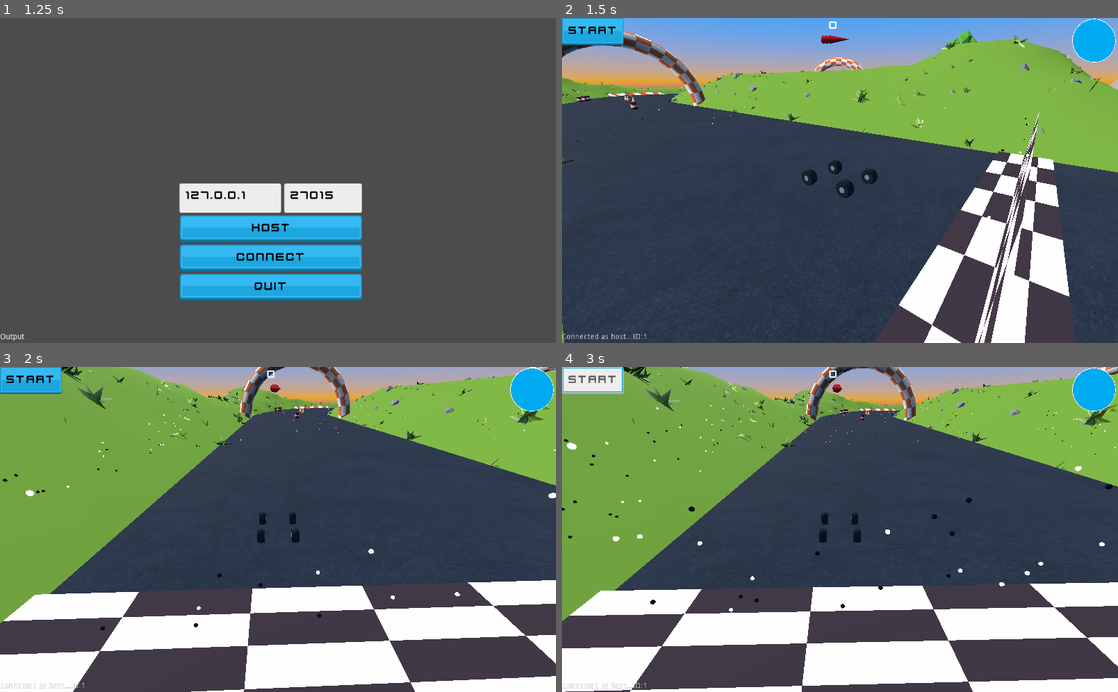
Above: before the commit, frames 1-4 (two rows, left to right).
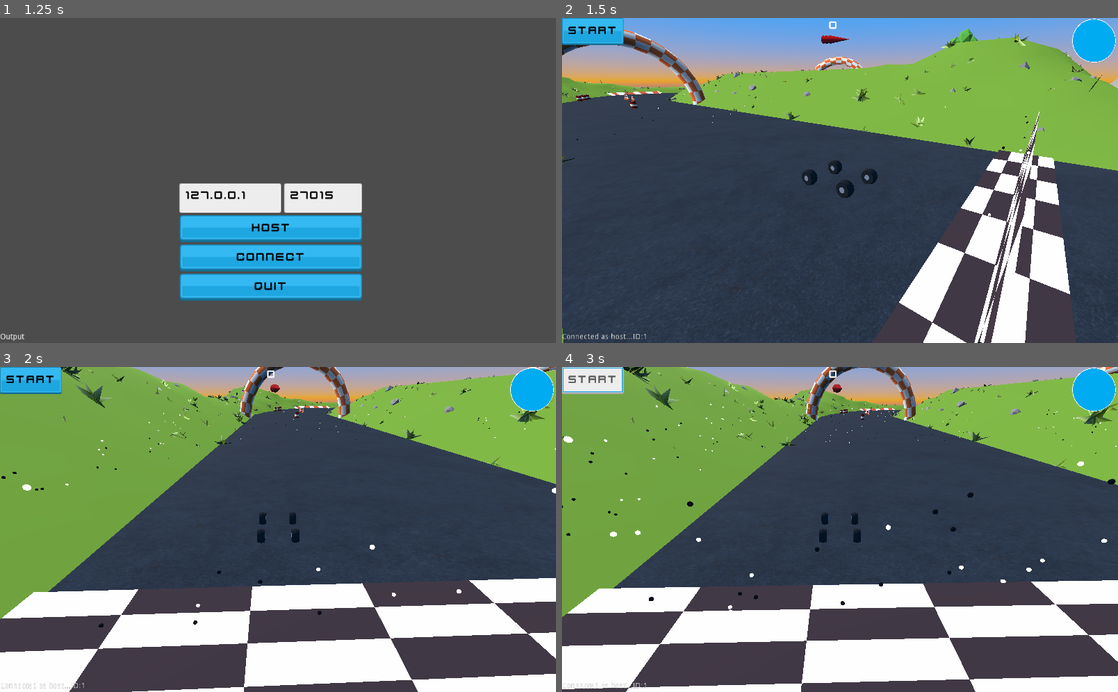
Above: after the commit, the same moments.

Repository: AssafDamari/cars_mp
Game: Godot game, scene res://scenes/main.tscn
Same seed, same stepped clock (60 frames per second), same inputs: the game is played once before the commit and once after it.
Inputs (mouse positions are in pixels of both pictures, inside the frame that each line leads up to):
- Up to frame 1 (1.25 s): tap Enter at 0.5 s; move the mouse to (400, 164) at 0.52 s; hold D (right) from 0.53 s (still down); click (400, 164) at 0.6 s; tap Space (jump) at 0.77 s
- Up to frame 2 (1.5 s): release D (right) at 1.25 s; click "Host" at 1.25 s
- Up to frame 3 (2 s): no input
- Up to frame 4 (3 s): click "Start" at 2 s; click "Start" at 2.75 s

Frame 1 is identical in both runs. In frame 2, 2.9% of the frame differs, in the area x 0-100%, y 3-100%; in frame 3, 4.4%; in frame 4, 5.1%, in the area x 0-100%, y 0-100%.

Commit message:
fix boost force anf rocket pos

Diff:
--- a/scenes/character.tscn
+++ b/scenes/character.tscn
@@ -92,7 +92,7 @@
 speed_scale = 3.0
 
 [node name="muzzle" type="Position3D" parent="car_mesh"]
-transform = Transform( 1, 0, 0, 0, 1, 0, 0, 0, 1, 0, 2.22929, -2.78971 )
+transform = Transform( 1, 0, 0, 0, 1, 0, 0, 0, 1, 0, 2.22929, -3.36972 )
 
 [node name="engine_sound" type="AudioStreamPlayer3D" parent="car_mesh"]
 stream = ExtResource( 5 )
--- a/scripts/booster.gd
+++ b/scripts/booster.gd
@@ -1,7 +1,7 @@
 extends Spatial
 
 var ball
-var speed_input = 60
+var speed_input = 100
 
 func _ready():
 	ball = get_parent().get_owner().get_node("Ball")
--- a/scripts/character.gd
+++ b/scripts/character.gd
@@ -22,7 +22,7 @@
 var cmd = [false, false, false, false, false, false, false, false]
 
 # Where to place the car mesh relative to the sphere
-var sphere_offset = Vector3(0, -0.9, 0)
+var sphere_offset = Vector3(0, -1, 0)
 # Engine power
 var acceleration = 70
 # initial speed
